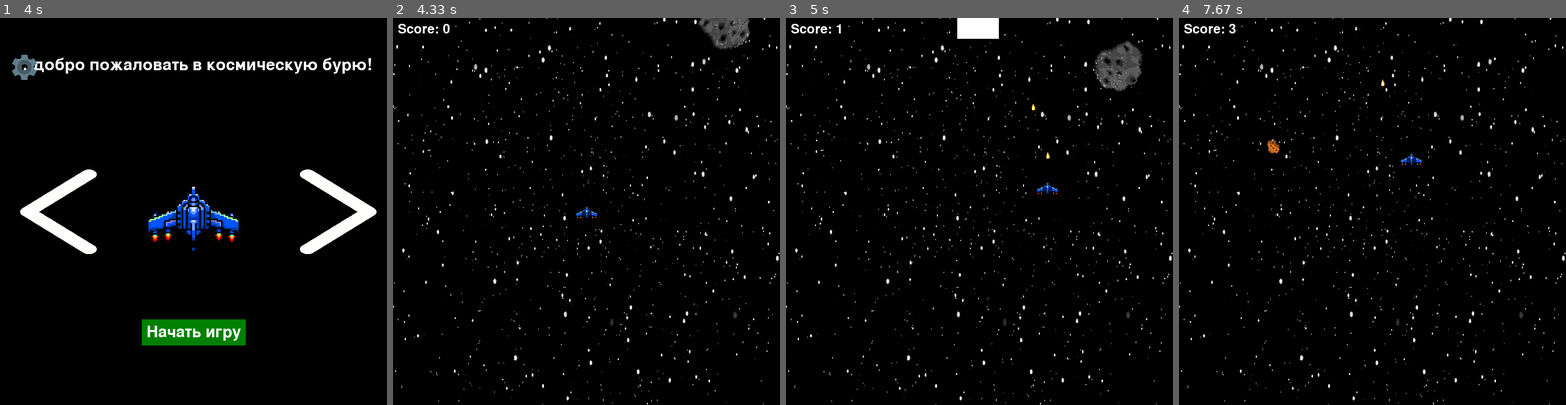
Above: before the commit, frames 1-4 (left to right).
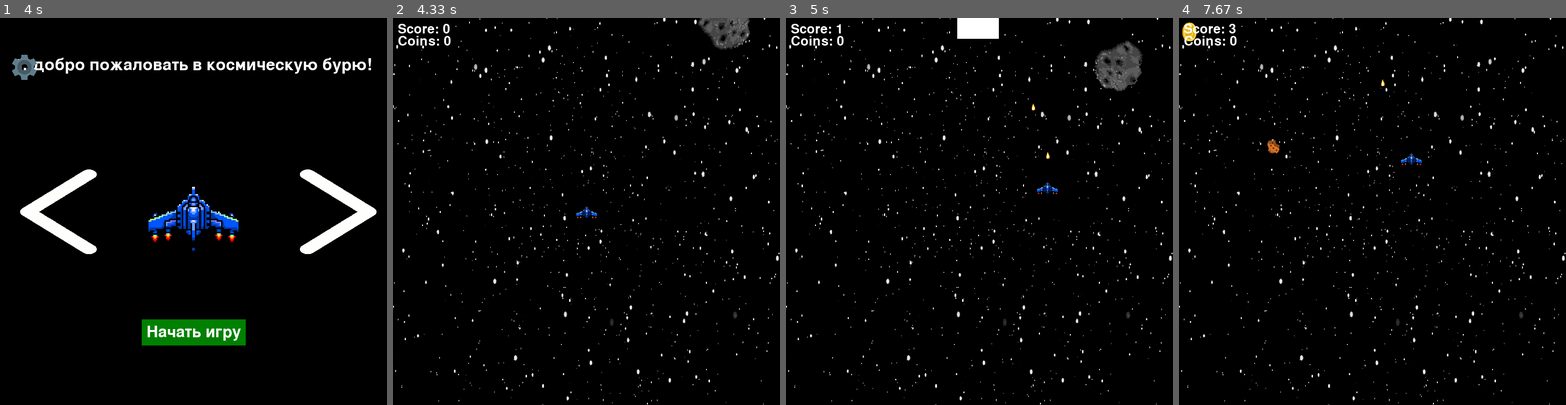
Above: after the commit, the same moments.

Repository: grigoriy-st/PyGame-project
Game: pygame game, started from src/main.py
Two runs of this game, one before a commit and one after it. Both use one fixed random seed, a clock stepped at 60 frames per second and the inputs below.
Inputs (mouse positions are in pixels of both pictures, inside the frame that each line leads up to):
- Up to frame 1 (4 s): click "Войти" at 0.38 s; hold Backspace 0.67-1.13 s; hold Right 0.67-1.13 s; click (174, 219) at 2.22 s; click (92, 68) at 2.55 s; tap Enter at 3.33 s; click "Войти" at 3.72 s
- Up to frame 2 (4.33 s): tap Space at 4 s
- Up to frame 3 (5 s): hold Right 4.33-4.8 s; tap Space at 4.4, 4.7, 4.9 s; hold Up from 4.83 s (still down)
- Up to frame 4 (7.67 s): release Up at 5.13 s; hold Right 5.17-5.63 s; tap Space at 5.23, 5.53, 5.73, 6.03, 6.3, 6.63, 6.93, 7.07, 7.47 s; hold Left 5.67-6.2 s; hold Down 6.23-6.53 s; hold Left 6.57-6.97 s; hold Up 7-7.37 s; hold Right from 7.4 s (still down)

Frame 1 is identical in both runs. In frame 2, 0.1% of the frame differs, in the area x 1-15%, y 4-8%; in frame 3, 0.1%; in frame 4, 0.3%, in the area x 0-15%, y 1-8%.

Commit message:
Добавил объект монетки.

Diff:
--- /dev/null
+++ b/auth_screen.py
@@ -0,0 +1,101 @@
+import sys
+import pygame
+from game import Game
+from settings import (
+    BLACK, WHITE,
+    WIDTH, HEIGHT,
+)
+class Auth_Screen(Game):
+    def __init__(self):
+        super().__init__()
+
+    def show_auth_screen(self):
+        """ Отображение окна авторизации. """
+        global user_name
+        self.screen.fill(BLACK)
+        clock = pygame.time.Clock()
+
+        # Шрифт
+        base_font = pygame.font.Font(None, 32)
+        error_font = pygame.font.Font(None, 28)
+
+        # Текстовые переменные
+        user_text = ''
+        error_message = ''  # Сообщение об ошибке
+
+        # Цвета
+        color_active = pygame.Color('lightskyblue3')
+        color_passive = pygame.Color('chartreuse4')
+        color = color_passive
+
+        # Переменные состояний
+        active = False
+
+        while True:
+            for event in pygame.event.get():
+                if event.type == pygame.QUIT:
+                    pygame.quit()
+                    sys.exit()
+                if event.type == pygame.MOUSEBUTTONDOWN:
+                    if input_rect.collidepoint(event.pos):
+                        active = True
+                    else:
+                        active = False
+                    if button_rect.collidepoint(event.pos):
+                        user_name = user_text
+                        if user_name == '':
+                            error_message = 'Ошибка: имя не может быть пустым!'
+                        else:
+                            error_message = ''
+                            return
+
+                if event.type == pygame.KEYDOWN:
+                    if event.key == pygame.K_BACKSPACE:
+                        user_text = user_text[:-1]
+                    else:
+                        user_text += event.unicode
+
+            welcome_text = self.font.render("Добро пожаловать в космическую бурю!",
+                                            True, (255, 255, 255))
+            text_rect = welcome_text.get_rect(
+                                    center=(WIDTH // 2, HEIGHT // 2 - 200)
+                                    )
+            text2 = self.font.render("Введите своё имя:", True, (255, 255, 255))
+            text2_rect = welcome_text.get_rect(
+                                    center=(WIDTH // 2 + 200, HEIGHT // 2 - 30)
+                                    )
+            input_width = 200
+            input_height = 32
+            input_rect = pygame.Rect((WIDTH // 2 - 90), (HEIGHT // 2),
+                                    input_width, input_height)
+            button_text = self.button_font.render("Войти", True, (0, 0, 0))
+            button_rect = button_text.get_rect(center=(
+                                                WIDTH // 2, HEIGHT // 2 + 200)
+                                            )
+            self.screen.fill(BLACK)
+            pygame.draw.rect(self.screen, (0, 255, 0),
+                            button_rect.inflate(20, 20))  # Кнопка
+            self.screen.blit(button_text, button_rect)
+            self.screen.blit(welcome_text, text_rect)
+            self.screen.blit(text2, text2_rect)
+
+            if error_message:  # Отображение ошибки ввода
+                error_surface = error_font.render(
+                                error_message, True, (255, 0, 0))
+                error_rect = error_surface.get_rect(
+                            center=(WIDTH // 2, HEIGHT // 2 + 250))
+                self.screen.blit(error_surface, error_rect)
+
+            if active:
+                color = color_active
+            else:
+                color = color_passive
+
+            pygame.draw.rect(self.screen, color, input_rect)
+            # self.screen.blit(button_text, button_rect)
+            text_surface = base_font.render(user_text, True, (255, 255, 255))
+            self.screen.blit(text_surface, (input_rect.x+5, input_rect.y+5))
+            input_rect.w = max(100, text_surface.get_width()+10)
+            pygame.display.flip()
+            # 60 frames should be passed.
+            clock.tick(60)
--- /dev/null
+++ b/src/coin.py
@@ -0,0 +1,34 @@
+import pygame
+import random
+from settings import WIDTH, HEIGHT, load_image
+
+
+COIN_SPAWN_RATE = 100  # Частота появления астероидов
+
+
+class Coin(pygame.sprite.Sprite):
+    def __init__(self, coin_speed=2, coefficient=1):
+        super().__init__()
+        self.image = load_image('../assets/images/coin.png')
+        self.image = pygame.transform.scale(self.image,
+                                            (30, 39))
+        self.coin_speed = coin_speed
+        self.coefficient = coefficient
+        self.rect = self.image.get_rect(center=(random.randint(0, WIDTH), 0))
+
+    def update(self):
+        """ Обновление координат монеты. """
+        self.rect.y += self.coin_speed
+        if self.rect.y > HEIGHT:
+            self.kill()
+
+    def increase_speed(self):
+        """ Увеличение скорости движения. """
+        self.coin_speed *= self.coefficient + 1
+        self.coefficient += 1
+
+    def sound_of_collecting_coin(self):
+        """ Звук сбора монеты. """
+        shot_sound = pygame.mixer.Sound(
+            '../assets/sounds/coin_sound.wav')
+        shot_sound.play()
--- a/src/game.py
+++ b/src/game.py
@@ -10,6 +10,8 @@
 from asteroid import Asteroid
 from sprite import Sprite
 from explosion import Explosion
+from coin import Coin, COIN_SPAWN_RATE
+
 
 from settings import (
     WIDTH, HEIGHT,
@@ -17,59 +19,9 @@
     user_name
 )
 # Переменные игры
-score = 0
+
 FPS = 60
-
 os.chdir("src")  # Для VSCode
-
-skin_ID = 0
-# def settings():
-#     ''' отображение видео в настройках '''
-#     pygame.init()
-#     screen_width = 1000
-#     screen_height = 1000
-#     # pygame.display.set_caption("Настройки")
-#     # None - использовать шрифт по умолчанию, 74 - размер шрифта
-
-#     # font = pygame.font.Font(None, 74)
-#     # Текст, антиалиасинг, цвет текста
-#     # text = font.render("Добро пожаловать в настройки!",
-#                           True, (255, 255, 255))
-#     #
-#     # text_rect = text.get_rect(center=(screen_width // 2, 0))
-#     # text_rect.top = 80
-#     pygame.display.flip()
-#     screen = pygame.display.set_mode((screen_width, screen_height))
-
-#     # Загрузка видео
-#     #video_path = '../assets/images/rotated_video1.mp4'
-#     #clip = VideoFileClip(video_path)
-#     #frames = [clip.get_frame(t) for t in range(int(clip.duration))]
-
-#     # Основной цикл
-#     running = True
-#     clock = pygame.time.Clock()
-#     frame_index = 0
-
-#     while running:
-#         for event in pygame.event.get():
-#             if event.type == pygame.QUIT:
-#                 running = False
-
-#         # Получение текущего кадра
-#         # if frame_index < len(frames):
-#         #     frame = frames[frame_index]
-#         #     frame_surface = pygame.surfarray.make_surface(frame)
-#         #     screen.blit(frame_surface, (0, 0))
-#         #     frame_index += 1
-#         # else:
-#         #     frame_index = 0  # Перезапуск видео
-
-#         pygame.display.flip()
-#         # clock.tick(60)  # Ограничение FPS
-
-#     pygame.quit()
-
 
 class Game:
     def __init__(self):
@@ -79,6 +31,10 @@
         self.running = True
         self.font = pygame.font.Font(None, 50)
         self.button_font = pygame.font.Font(None, 48)
+
+        self.skin_ID = 0
+        self.score = 0
+        self.coins_counter = 0
 
     def show_auth_screen(self):
         """ Отображение окна авторизации. """
@@ -100,17 +56,14 @@
 
         while True:
             for event in pygame.event.get():
-
                 if event.type == pygame.QUIT:
                     pygame.quit()
                     sys.exit()
-
                 if event.type == pygame.MOUSEBUTTONDOWN:
                     if input_rect.collidepoint(event.pos):
                         active = True
                     else:
                         active = False
-
                     if button_rect.collidepoint(event.pos):
                         user_name = user_text
                         if user_name == '':
@@ -118,53 +71,44 @@
                         else:
                             error_message = ''
                             return
-
                 if event.type == pygame.KEYDOWN:
                     if event.key == pygame.K_BACKSPACE:
                         user_text = user_text[:-1]
                     else:
                         user_text += event.unicode
-
             welcome_text = self.font.render("Добро пожаловать в космическую бурю!",
                                             True, (255, 255, 255))
             text_rect = welcome_text.get_rect(
                                     center=(WIDTH // 2, HEIGHT // 2 - 200)
                                     )
-
             text2 = self.font.render("Введите своё имя:", True, (255, 255, 255))
             text2_rect = welcome_text.get_rect(
                                     center=(WIDTH // 2 + 200, HEIGHT // 2 - 30)
                                     )
-
             input_width = 200
             input_height = 32
             input_rect = pygame.Rect((WIDTH // 2 - 90), (HEIGHT // 2),
-                                     input_width, input_height)
-
+                                    input_width, input_height)
             button_text = self.button_font.render("Войти", True, (0, 0, 0))
             button_rect = button_text.get_rect(center=(
                                                 WIDTH // 2, HEIGHT // 2 + 200)
-                                               )
+                                            )
             self.screen.fill(BLACK)
-
             pygame.draw.rect(self.screen, (0, 255, 0),
-                             button_rect.inflate(20, 20))  # Кнопка
+                            button_rect.inflate(20, 20))  # Кнопка
             self.screen.blit(button_text, button_rect)
             self.screen.blit(welcome_text, text_rect)
             self.screen.blit(text2, text2_rect)
-
             if error_message:  # Отображение ошибки ввода
                 error_surface = error_font.render(
                                 error_message, True, (255, 0, 0))
                 error_rect = error_surface.get_rect(
-                             center=(WIDTH // 2, HEIGHT // 2 + 250))
+                            center=(WIDTH // 2, HEIGHT // 2 + 250))
                 self.screen.blit(error_surface, error_rect)
-
             if active:
                 color = color_active
             else:
                 color = color_passive
-
             pygame.draw.rect(self.screen, color, input_rect)
             # self.screen.blit(button_text, button_rect)
             text_surface = base_font.render(user_text, True, (255, 255, 255))
@@ -174,9 +118,10 @@
             # 60 frames should be passed.
             clock.tick(60)
 
+
     def show_welcome_screen(self):
         """ Отображение приветственного окна. """
-        global skin_index, img_skin_names, skin_ID
+        global skin_index, img_skin_names
         while True:
             self.screen.fill((0, 0, 0))
 
@@ -222,7 +167,7 @@
             self.screen.blit(right_arrow, r_arrow_rect)
 
             # Скин на выбор
-            skin_name = img_skin_names[skin_ID % (len(img_skin_names))]
+            skin_name = img_skin_names[self.skin_ID % (len(img_skin_names))]
             skin_img = pygame.image.load(f'../assets/images/{skin_name}.png')
             skin_img = pygame.transform.scale(skin_img, (300, 300))
             skin_img_rect = skin_img.get_rect(center=(WIDTH // 2, HEIGHT // 2))
@@ -240,10 +185,10 @@
 
                     # Выборка скина космолёта
                     if l_arrow_rect.collidepoint(event.pos):
-                        skin_ID -= 1
+                        self.skin_ID -= 1
 
                     if r_arrow_rect.collidepoint(event.pos):
-                        skin_ID += 1
+                        self.skin_ID += 1
 
                     if settings_btn_rect.collidepoint(event.pos):
                         # settings()
@@ -260,10 +205,14 @@
         pygame.display.set_caption("Game over")
         blue = (0, 0, 0)
 
-        res_text = self.font.render(f"Твой результат: {score}",
+        res_text = self.font.render(f"Твой результат: {self.score}",
                                     True, (255, 255, 255))
         text_rect = res_text.get_rect(center=(WIDTH // 2, 60))
         text_rect.top = 80
+        coins_label = self.font.render(f"Собрано монет: {self.coins_counter}",
+                                    True, (255, 255, 255))
+        c_label_rect = res_text.get_rect(center=(WIDTH // 2, 60))
+        c_label_rect.top = 150
 
         try:
             image = pygame.image.load('../assets/images/gameover.png')
@@ -313,6 +262,7 @@
 
             all_sprites.update(clock)
             self.screen.blit(res_text, text_rect)
+            self.screen.blit(coins_label, c_label_rect)
             all_sprites.draw(self.screen)
             pygame.display.flip()
             clock.tick(60)
@@ -327,7 +277,7 @@
 
     def main_game(self):
         """ Основной игровой цикл. """
-        global ASTEROID_SPAWN_RATE, skin_index, score
+        global skin_index
 
         pygame.init()
         self.screen = pygame.display.set_mode((WIDTH, HEIGHT))
@@ -341,15 +291,15 @@
         # Группы спрайтов
         all_sprites = pygame.sprite.Group()
         asteroids = pygame.sprite.Group()
+        coins = pygame.sprite.Group()
         bullets = pygame.sprite.Group()
         explosions = pygame.sprite.Group()
 
         # Создание игрока
-        player = Player(skin_ID)
+        player = Player(self.skin_ID)
         all_sprites.add(player)
 
         # Переменные игры
-        score = 0
         asteroid_speed = 2
         coefficient = 1
 
@@ -367,21 +317,26 @@
                         bullets.add(bullet)
             # Время в миллисекундах
             elapsed_time = pygame.time.get_ticks() - start_time
-
+            elapsed_seconds = elapsed_time / 1000.0  # Преобразуем в секунды
+
+            if elapsed_seconds > 15 * coefficient:
+                # Увеличиваем скорость плавно
+                new_speed = asteroid_speed + (coefficient / 2)
+                asteroid_speed = min(new_speed, 20)
+                coefficient += 1
+                self.score += 25
+
+            # Отображение астероидов
             if random.randint(1, ASTEROID_SPAWN_RATE) == 1:
-                # Преобразуем в секунды
-                elapsed_seconds = elapsed_time / 1000.0
-
-                if elapsed_seconds > 15 * coefficient:
-                    # Увеличиваем скорость плавно
-                    new_speed = asteroid_speed + (coefficient / 2)
-                    asteroid_speed = min(new_speed, 20)
-                    coefficient += 1
-                    score += 75
-
                 asteroid = Asteroid(asteroid_speed, coefficient)
                 all_sprites.add(asteroid)
                 asteroids.add(asteroid)
+
+            # Отображение монет
+            if random.randint(1, COIN_SPAWN_RATE) == 1:
+                coin = Coin(asteroid_speed, coefficient)
+                all_sprites.add(coin)
+                coins.add(coin)
 
             # Проверка на столкновения
             for bullet in bullets:
@@ -391,7 +346,7 @@
                     bullets.remove(bullet)
                     bullet.kill_asteroid_sound()
                     bullet.kill()
-                    score += 1
+                    self.score += 1
 
                     for asteroid in hit_asteroids:
                         asteroid_width = asteroid.rect.width
@@ -405,6 +360,15 @@
                                               height=asteroid_height)
                         explosions.add(explosion)
 
+            for coin in coins:
+                is_collected_coin = pygame.sprite.spritecollide(
+                    player, coins, True)
+                if is_collected_coin:
+                    coin.sound_of_collecting_coin()
+                    coin.kill()
+                    self.coins_counter += 1
+
+
             # Обновление спрайтов
             all_sprites.update()
             explosions.update()
@@ -421,8 +385,10 @@
 
             # Отображение счета
             font = pygame.font.Font(None, 40)
-            text = font.render(f'Score: {score}', True, WHITE)
-            self.screen.blit(text, (10, 10))
+            score_label = font.render(f'Score: {self.score}', True, WHITE)
+            self.screen.blit(score_label, (10, 10))
+            coin_counter_label = font.render(f'Coins: {self.coins_counter}', True, WHITE)
+            self.screen.blit(coin_counter_label, (10, 35))
 
             pygame.display.flip()
             clock.tick(FPS)
--- a/src/settings.py
+++ b/src/settings.py
@@ -30,3 +30,50 @@
     else:
         image = image.convert_alpha()
     return image
+
+# def settings():
+#     ''' отображение видео в настройках '''
+#     pygame.init()
+#     screen_width = 1000
+#     screen_height = 1000
+#     # pygame.display.set_caption("Настройки")
+#     # None - использовать шрифт по умолчанию, 74 - размер шрифта
+
+#     # font = pygame.font.Font(None, 74)
+#     # Текст, антиалиасинг, цвет текста
+#     # text = font.render("Добро пожаловать в настройки!",
+#                           True, (255, 255, 255))
+#     #
+#     # text_rect = text.get_rect(center=(screen_width // 2, 0))
+#     # text_rect.top = 80
+#     pygame.display.flip()
+#     screen = pygame.display.set_mode((screen_width, screen_height))
+
+#     # Загрузка видео
+#     #video_path = '../assets/images/rotated_video1.mp4'
+#     #clip = VideoFileClip(video_path)
+#     #frames = [clip.get_frame(t) for t in range(int(clip.duration))]
+
+#     # Основной цикл
+#     running = True
+#     clock = pygame.time.Clock()
+#     frame_index = 0
+
+#     while running:
+#         for event in pygame.event.get():
+#             if event.type == pygame.QUIT:
+#                 running = False
+
+#         # Получение текущего кадра
+#         # if frame_index < len(frames):
+#         #     frame = frames[frame_index]
+#         #     frame_surface = pygame.surfarray.make_surface(frame)
+#         #     screen.blit(frame_surface, (0, 0))
+#         #     frame_index += 1
+#         # else:
+#         #     frame_index = 0  # Перезапуск видео
+
+#         pygame.display.flip()
+#         # clock.tick(60)  # Ограничение FPS
+
+#     pygame.quit()
Binary file added: assets/images/coin.png
Not shown, added: assets/sounds/coin_sound.wav
